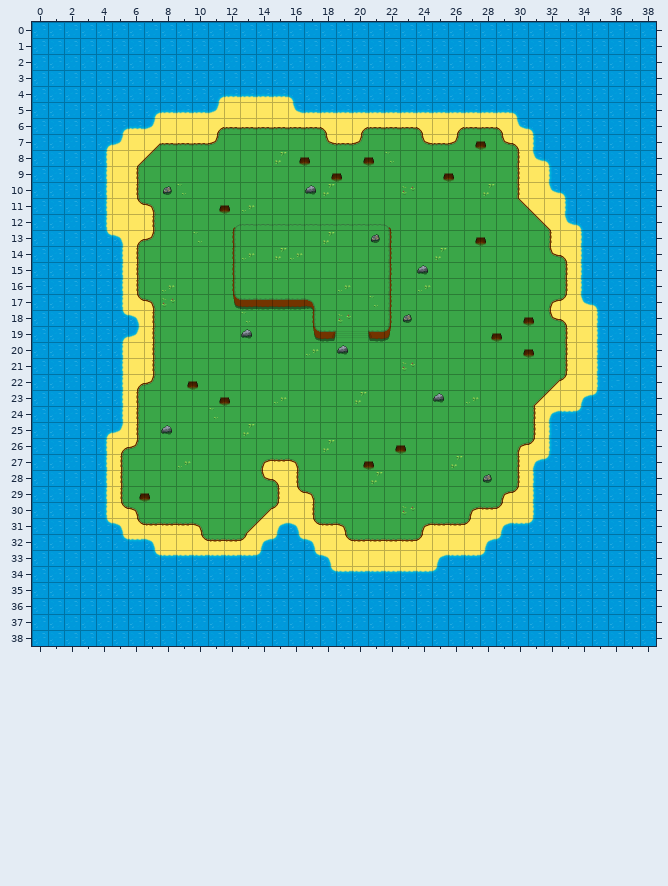
Tiled map -- data/map.tmx. That is the earlier state.
Cells are 32x32 px. Shown: x 0..38, y 0..38.
Now the later version:
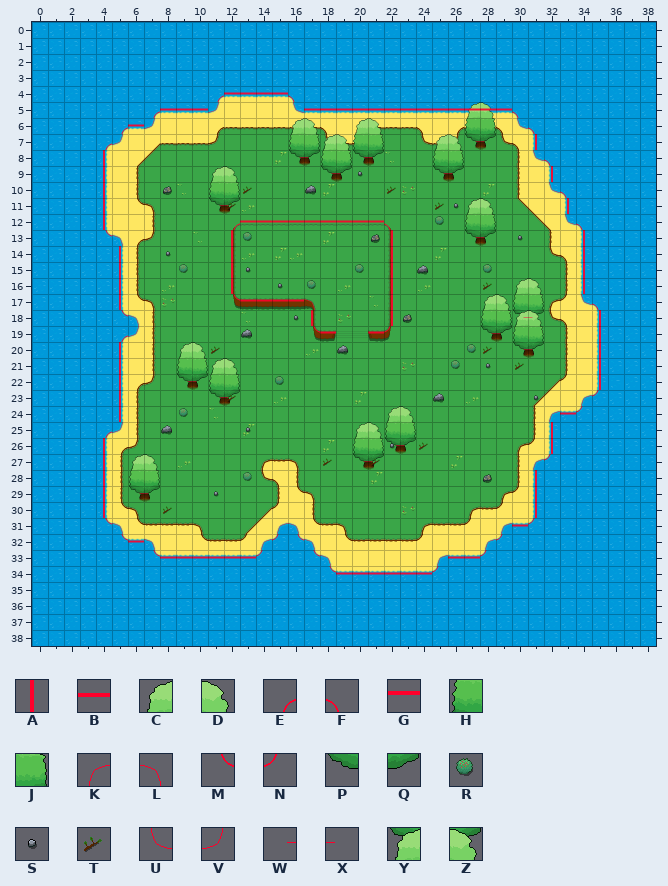
Key: from "blocs": A 88, B 90, C 91, D 92, E 99, F 100, G 101, H 102, J 103, K 108, L 109, M 110, N 111, P 113, Q 114, R 115, S 116, T 117, U 119, V 120, W 122, X 123, Y 126, Z 127.
_ is an empty cell.
Tiles of an added or newly shown layer are drawn over the layers below it.
Changes in this commit:
Changed rows in their new state; . is an unchanged cell.
Layer "végétaux-foreground" (now shown):
first column x 6:
 5 .....................CD...
 6 ..........CD..CD.....HJ...
 7 ..........HJCDHJ...CDPQ...
 8 ..........PQHJPQ...HJ.....
 9 .....CD.....PQ.....PQ.....
10 .....HJ...................
11 .....PQ..............CD...
12 .....................HJ...
13 .....................PQ...
16 ........................CD
17 ......................CDHJ
18 ......................HJYZ
19 ......................PQHJ
20 ...CD...................PQ
21 ...HJCD...................
22 ...PQHJ...................
23 .....PQ...................
24 ................CD........
25 ..............CDHJ........
26 ..............HJPQ........
27 CD............PQ..........
28 HJ........................
29 PQ........................
Layer "ramassable" (now shown):
first column x 8:
 9 ............S...........
10 .....T........T.........
11 ....T............TS.....
12 .................R......
13 .....R................S.
14 S.......................
15 .R...S......R.......R...
16 .......S.R..........T...
18 ........S...............
20 ...T...............RT...
21 ..................R.S.T.
22 .......R................
23 ....T..................S
24 .R......................
25 .....S..................
26 ..............S.T.......
27 ..........T..T..........
28 .....R..................
29 ...S....................
30 T.......................
Layer "collision" (now shown):
first column x 4:
 4 .......EBBBBF...................
 5 ...EBBBV....UBBBBBBBBBBBBBF.....
 6 .EBV......................UF....
 7 EV.....................WX..A....
 8 A...........WX..WX.........UF...
 9 A.............WX.....WX.....A...
10 A...........................UF..
11 A......WX....................A..
12 A.......EBBBBBBBBBF..........UF.
13 ML......A.........A....WX.....A.
14 .A......A.........A...........A.
15 .A......A.........A...........A.
16 .A......A.........A...........A.
17 .A......MGGGGL....A...........UF
18 .ML..........A....A.......WX...A
19 .EV..........MG..GN.....WX.....A
20 .A........................WX...A
21 .A.............................A
22 .A...WX........................A
23 .A.....WX.....................KN
24 .A..........................KBN.
25 EV..........................A...
26 A.................WX........A...
27 A...............WX.........KN...
28 A..........................A....
29 A.WX.......................A....
30 A..........................A....
31 ML.........KL............KBN....
32 .MBL......KNML..........KN......
33 ...MBBBBBBN..ML......KBBN.......
34 ..............MBBBBBBN..........
